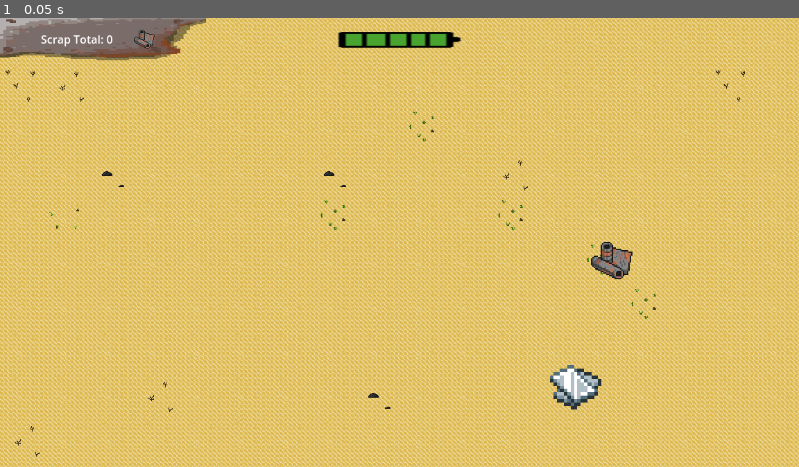
Above: before the commit, frame 1.
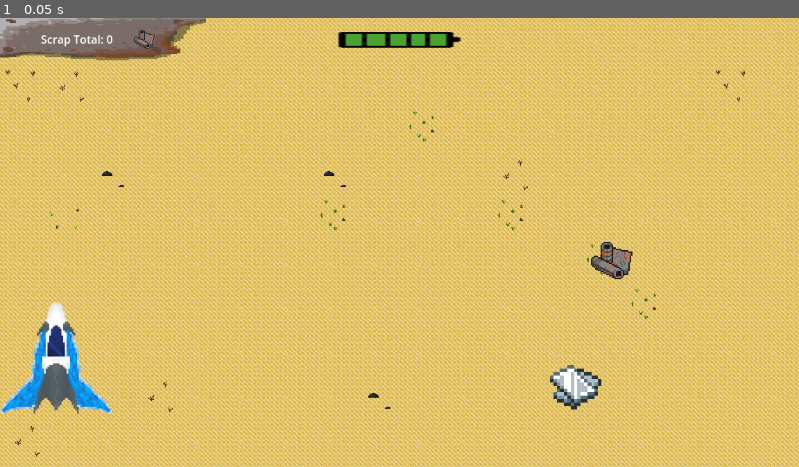
Above: after the commit, the same moment.

Repository: dbrogen/JawaGame
Game: Godot game, scene res://Scenes/Exploration/desert_dunes.tscn
Two runs of this game, one before a commit and one after it. Both use one fixed random seed, a clock stepped at 60 frames per second and the inputs below. The project has no main scene, so this scene is started directly.
Inputs:
- Up to frame 1 (0.05 s): no input

The runs differ from the first frame. In frame 1, 1.4% of the frame differs, in the area x 0-15%, y 63-89%.

Commit message:
Added the spaceship to the dune scene

Diff:
--- a/jawa-game/Scenes/Exploration/desert_dunes.tscn
+++ b/jawa-game/Scenes/Exploration/desert_dunes.tscn
@@ -1,9 +1,10 @@
-[gd_scene load_steps=7 format=4 uid="uid://f1o67c21tahp"]
+[gd_scene load_steps=8 format=4 uid="uid://f1o67c21tahp"]
 
 [ext_resource type="Texture2D" uid="uid://dh26q5w7mrysb" path="res://Art Assets/Tilemaps/Sand_tiles2.png" id="1_gtw8v"]
 [ext_resource type="PackedScene" uid="uid://cggsm67pmb2w7" path="res://Scenes/hud.tscn" id="2_ryqqg"]
 [ext_resource type="PackedScene" uid="uid://cchc6i0a5paho" path="res://Scenes/Exploration/scrap.tscn" id="3_v6ot0"]
 [ext_resource type="PackedScene" uid="uid://cl1xkew4jpagx" path="res://Scenes/Exploration/fancy_scrap.tscn" id="4_1ppon"]
+[ext_resource type="PackedScene" uid="uid://l5tp0kgj5kpi" path="res://Scenes/Exploration/spaceship.tscn" id="5_0vbdv"]
 
 [sub_resource type="TileSetAtlasSource" id="TileSetAtlasSource_gtw8v"]
 texture = ExtResource("1_gtw8v")
@@ -58,4 +59,8 @@
 [node name="Fancy Scrap" parent="." instance=ExtResource("4_1ppon")]
 position = Vector2(830, 533)
 
+[node name="Spaceship" parent="." instance=ExtResource("5_0vbdv")]
+position = Vector2(81, 491)
+scale = Vector2(0.25, 0.25)
+
 [editable path="HUD"]
--- /dev/null
+++ b/jawa-game/Scenes/Exploration/spaceship.tscn
@@ -0,0 +1,17 @@
+[gd_scene load_steps=3 format=3 uid="uid://l5tp0kgj5kpi"]
+
+[ext_resource type="Texture2D" uid="uid://cpvvvm4t3flfs" path="res://Art Assets/Little space ship dude.png" id="1_jyj7a"]
+
+[sub_resource type="RectangleShape2D" id="RectangleShape2D_04sjb"]
+size = Vector2(642, 651)
+
+[node name="Spaceship" type="Node2D"]
+
+[node name="Sprite2D" type="Sprite2D" parent="."]
+texture = ExtResource("1_jyj7a")
+
+[node name="Hitbox" type="Area2D" parent="."]
+
+[node name="Collider" type="CollisionShape2D" parent="Hitbox"]
+position = Vector2(-1, -0.5)
+shape = SubResource("RectangleShape2D_04sjb")
